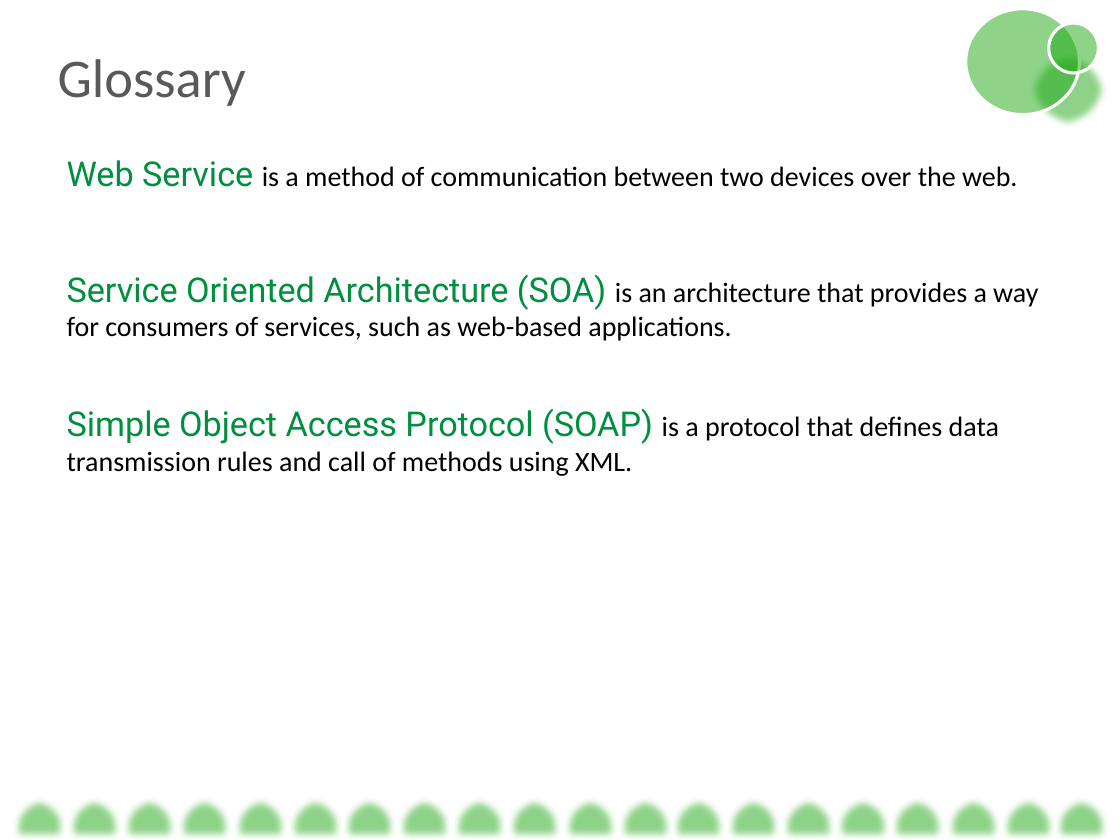
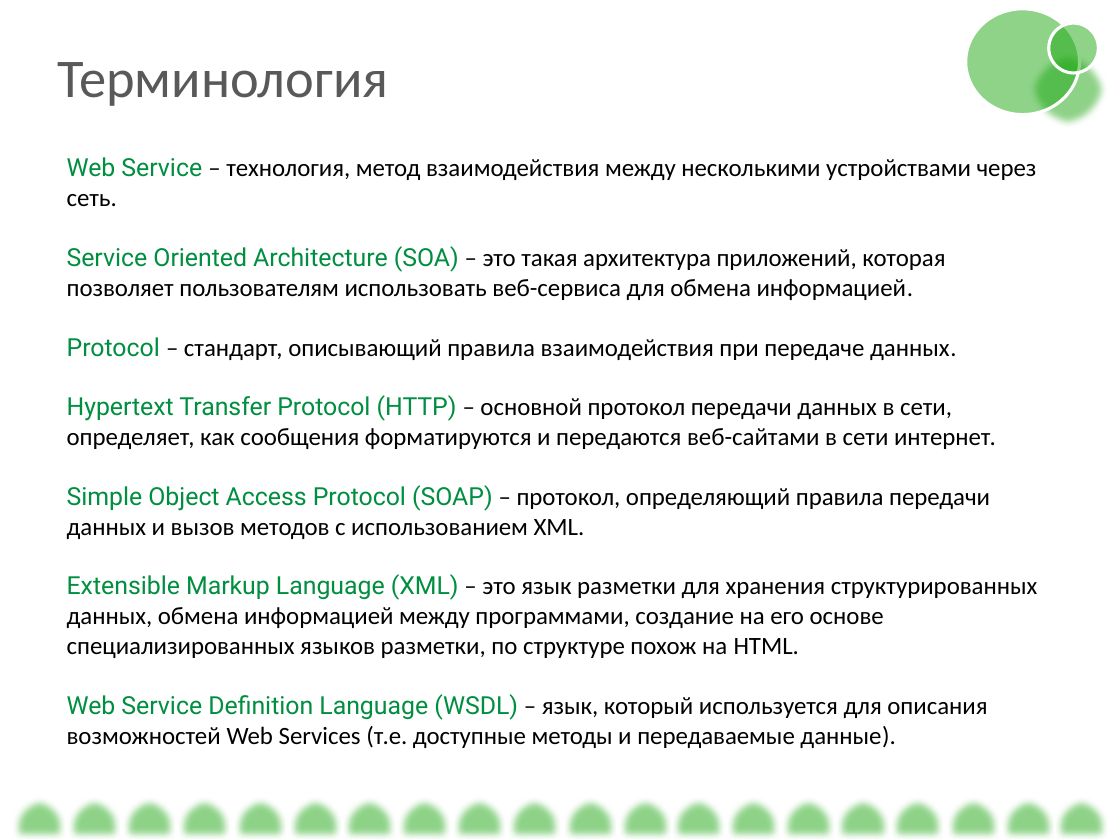
Before and after one commit to BigRacer/swtesting, a slide deck: slide 3 of 8.Web Services/Testing Web Services.pptx. Drawn at 1120x840 pixels with LibreOffice and Linux fonts; fonts in the diff are those of the drawing. Boxes give left, top, right and bottom in pixels: in the first picture for what was removed or moved away, otherwise in the second. Text is boxed around its words. In the diff, an @@ line names an element or a change of style, - is before the commit and + after.

```diff
--- a/8.Web Services/Testing Web Services.pptx
+++ b/8.Web Services/Testing Web Services.pptx
@@ text at [58,62,389,106]: text changed @@
-Glossary
+Терминология
@@ text at [67,157,1038,748]: text changed; size 18 to 16 pt @@
-Web Service is a method of communication between two devices over the web.
-Service Oriented Architecture (SOA) is an architecture that provides a way for consumers of services, such as web-based applications.
-Simple Object Access Protocol (SOAP) is a protocol that defines data transmission rules and call of methods using XML.
+Web Service – технология, метод взаимодействия между несколькими устройствами через сеть.
+Service Oriented Architecture (SOA) – это такая архитектура приложений, которая позволяет пользователям использовать веб-сервиса для обмена информацией.
+Protocol – стандарт, описывающий правила взаимодействия при передаче данных.
+Hypertext Transfer Protocol (HTTP) – основной протокол передачи данных в сети, определяет, как сообщения форматируются и передаются веб-сайтами в сети интернет.
+Simple Object Access Protocol (SOAP) – протокол, определяющий правила передачи данных и вызов методов с использованием XML.
+Extensible Markup Language (XML) – это язык разметки для хранения структурированных данных, обмена информацией между программами, создание на его основе специализированных языков разметки, по структуре похож на HTML.
+Web Service Definition Language (WSDL) – язык, который используется для описания возможностей Web Services (т.е. доступные методы и передаваемые данные).
```
Also in this commit, not shown: 10 other slides changed, 7 slides added, 4 slides removed, 3 other files.
